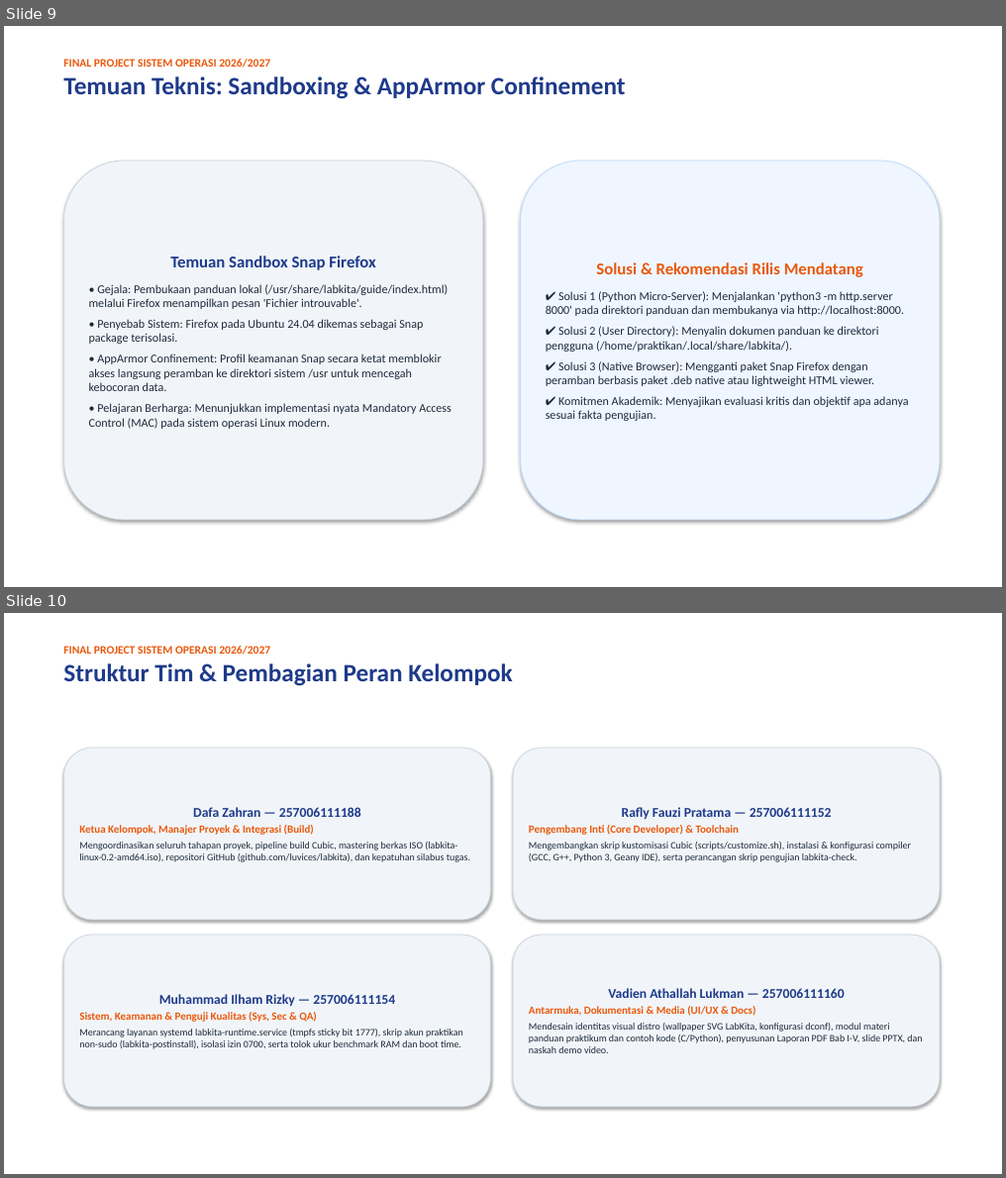
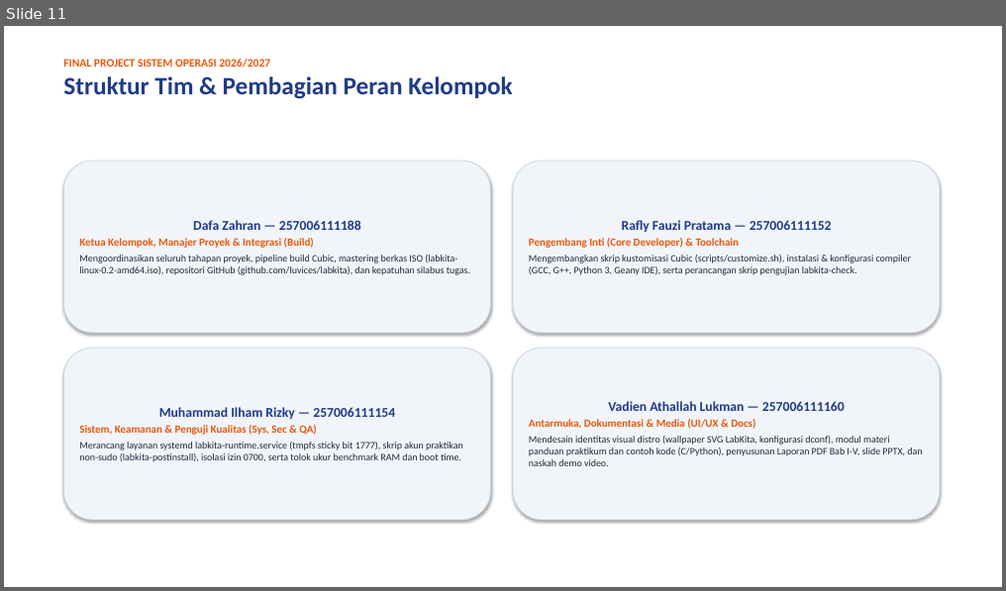
Before and after one commit to luvices/labkita, a slide deck: docs/presentation/labkita-presentation.pptx. Shown one above the other, each under a label of ours: slides 9 and 10 before the commit, slide 11 after it. The pictures are 1006x1178 and 1006x591 pixels, drawn with LibreOffice and Linux fonts; fonts in the diff are those of the drawing. Boxes give left, top, right and bottom in pixels: in the first picture for what was removed or moved away, otherwise in the second. Text is boxed around its words. In the diff, an @@ line names an element or a change of style, - is before the commit and + after.

Commit message:
Update PDF report and slides with audited VM data

```diff
--- a/docs/presentation/labkita-presentation.pptx
+++ b/docs/presentation/labkita-presentation.pptx
@@ slide 9 removed at [4, 26, 1002, 587], background #FFFFFF @@
@@ text removed at [63, 59, 626, 99] @@
-FINAL PROJECT SISTEM OPERASI 2026/2027
-Temuan Teknis: Sandboxing & AppArmor Confinement
@@ rounded rectangle removed at [63, 161, 483, 520] @@
-Temuan Sandbox Snap Firefox
-• Gejala: Pembukaan panduan lokal (/usr/share/labkita/guide/index.html) melalui Firefox menampilkan pesan 'Fichier introuvable'.
-• Penyebab Sistem: Firefox pada Ubuntu 24.04 dikemas sebagai Snap package terisolasi.
-• AppArmor Confinement: Profil keamanan Snap secara ketat memblokir akses langsung peramban ke direktori sistem /usr untuk mencegah kebocoran data.
-• Pelajaran Berharga: Menunjukkan implementasi nyata Mandatory Access Control (MAC) pada sistem operasi Linux modern.
@@ rounded rectangle removed at [521, 161, 940, 520] @@
-Solusi & Rekomendasi Rilis Mendatang
-✔ Solusi 1 (Python Micro-Server): Menjalankan 'python3 -m http.server 8000' pada direktori panduan dan membukanya via http://localhost:8000.
-✔ Solusi 2 (User Directory): Menyalin dokumen panduan ke direktori pengguna (/home/praktikan/.local/share/labkita/).
-✔ Solusi 3 (Native Browser): Mengganti paket Snap Firefox dengan peramban berbasis paket .deb native atau lightweight HTML viewer.
-✔ Komitmen Akademik: Menyajikan evaluasi kritis dan objektif apa adanya sesuai fakta pengujian.
@@ what was slide 10 is now slide 11 @@
```
Also in this commit, not shown: 5 slides changed, 3 slides added, 1 other slide removed, 3 other files.
